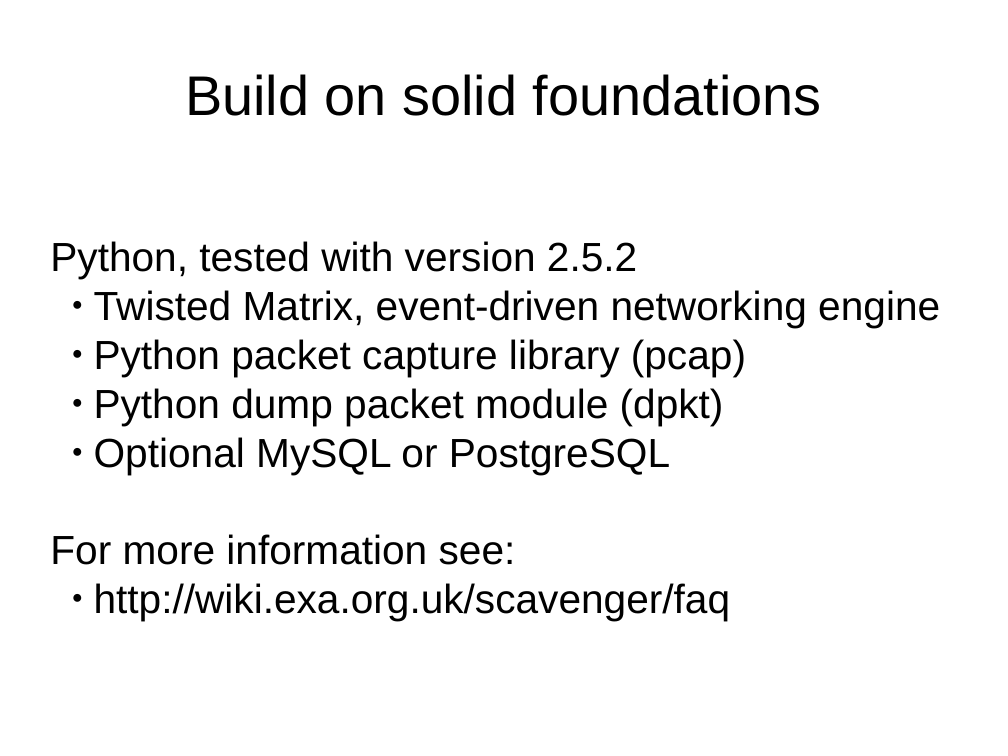
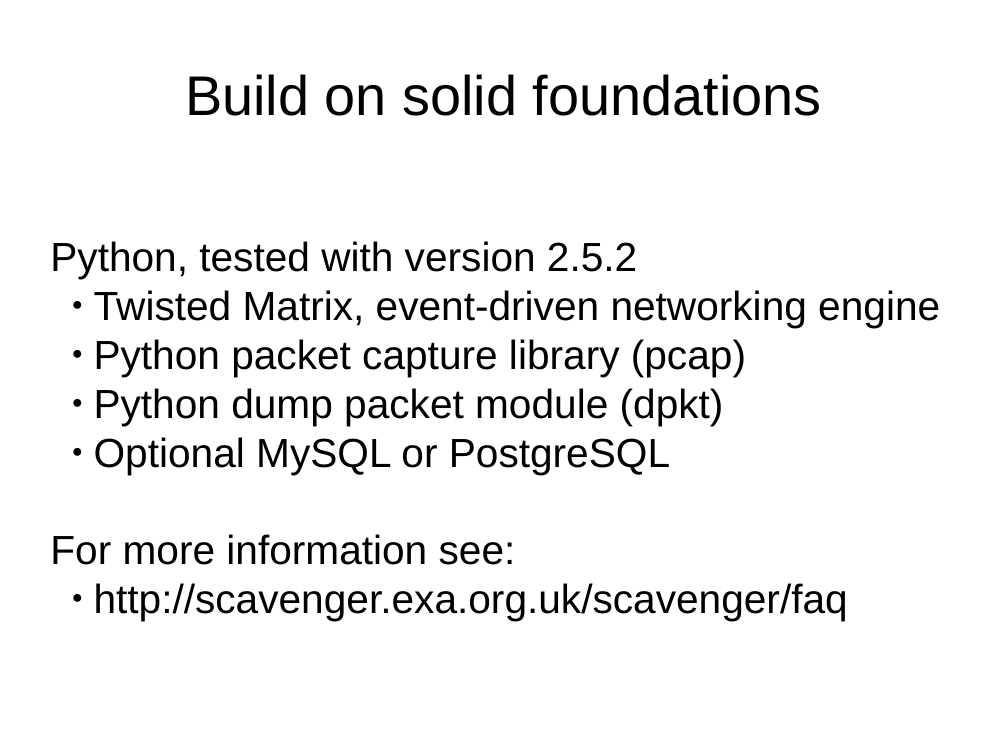
Before and after one commit to Exa-Networks/scavengerexa, a slide deck: slide 25 of presentation/uknof12.odp. Drawn at 1008x756 pixels with LibreOffice and Linux fonts; fonts in the diff are those of the drawing. Boxes give left, top, right and bottom in pixels: in the first picture for what was removed or moved away, otherwise in the second. Text is boxed around its words. In the diff, an @@ line names an element or a change of style, - is before the commit and + after.

Commit message:
two typo fix in the presentation

```diff
--- a/presentation/uknof12.odp
+++ b/presentation/uknof12.odp
@@ subtitle at <box>94,583,848,621</box>: text changed @@
-  ● http://wiki.exa.org.uk/scavenger/faq
+  ● http://scavenger.exa.org.uk/scavenger/faq
```
Also in this commit, not shown: 1 other slide changed.
